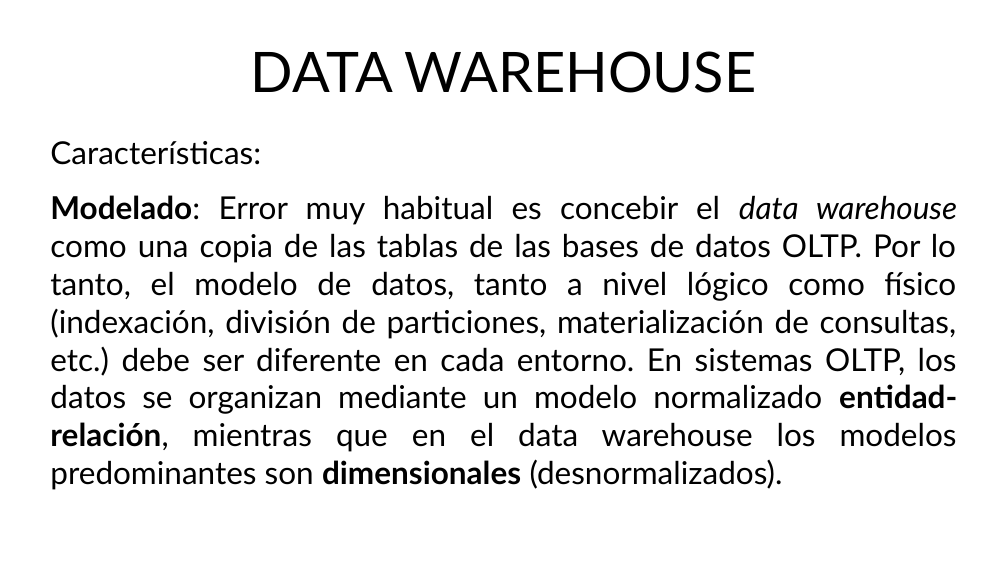
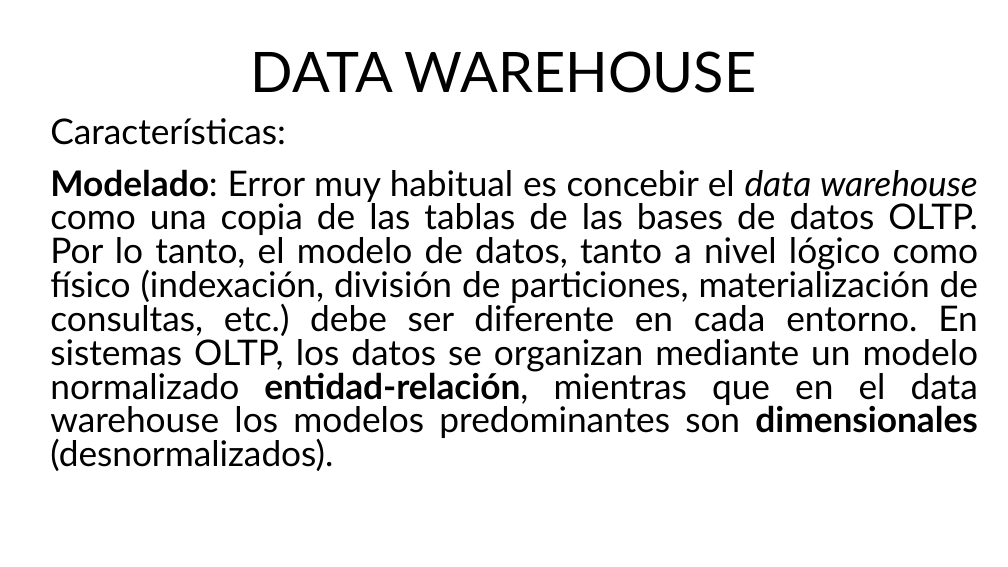
Before and after one commit to Eurobeater/cursoBigDataIA, a slide deck: slide 22 of Sistemas de Big Data/Tema 4 Modelos/Data_warehouse.odp. Drawn at 1008x567 pixels with LibreOffice and Linux fonts; fonts in the diff are those of the drawing. Boxes give left, top, right and bottom in pixels: in the first picture for what was removed or moved away, otherwise in the second. Text is boxed around its words. In the diff, an @@ line names an element or a change of style, - is before the commit and + after.

```diff
--- a/Sistemas de Big Data/Tema 4 Modelos/Data_warehouse.odp
+++ b/Sistemas de Big Data/Tema 4 Modelos/Data_warehouse.odp
@@ text "Características:": place and size @@
-text "Características:" at (50, 141, 957, 490)
+text "Características:" at (50, 118, 979, 471)
@@ text "Características:" at (50, 118, 979, 471): size 24.8 to 27.8 pt; line spacing 1 to 0.8 @@
```
Also in this commit, not shown: 16 other slides changed, 1 other file.
